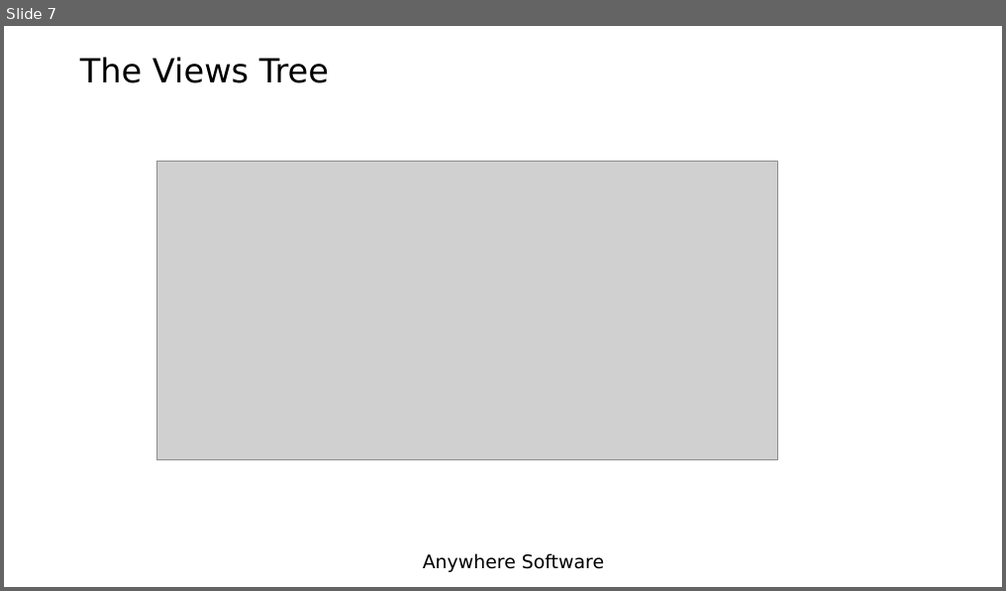
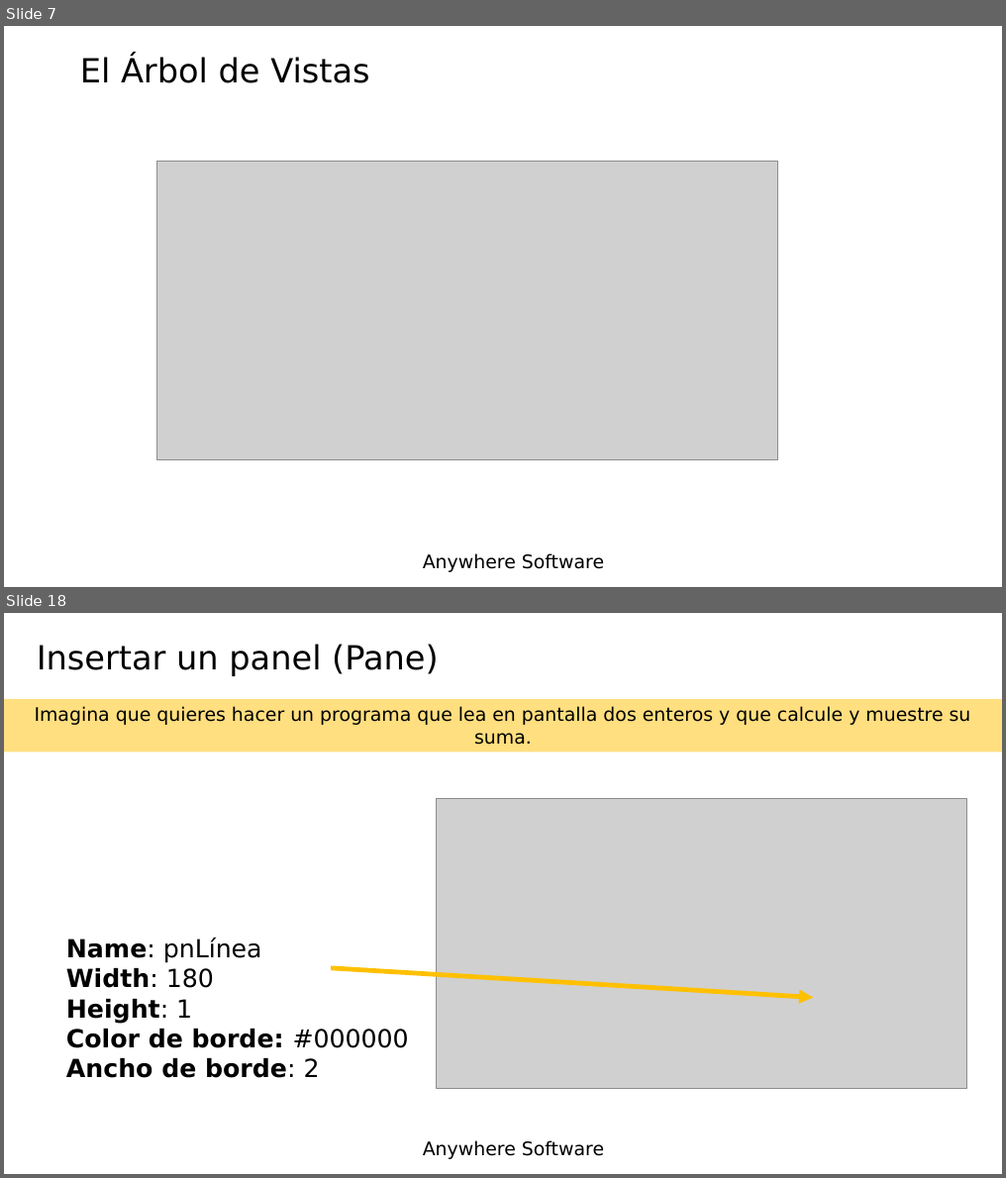
Before and after one commit to Lamashino/Teaching-B4J, a slide deck: Tema 5 - Diseñador/Tema 5 - Diseñador.pptx. Shown one above the other, each under a label of ours: slide 7 before the commit, slides 7 and 18 after it; the slides between them are not shown. The pictures are 1006x591 and 1006x1178 pixels, drawn with LibreOffice and Linux fonts; fonts in the diff are those of the drawing; grey boxes stand for pictures; background and template pictures are left out. Boxes give left, top, right and bottom in pixels: in the first picture for what was removed or moved away, otherwise in the second. Text is boxed around its words. In the diff, an @@ line names an element or a change of style, - is before the commit and + after.

```diff
--- a/Tema 5 - Diseñador/Tema 5 - Diseñador.pptx
+++ b/Tema 5 - Diseñador/Tema 5 - Diseñador.pptx
@@ slide 18 added at (4,613,1002,1174), background picture (left out); not listed: 1 template element that a slide beside it also shows @@
@@ title added at (37,644,439,676), 32 pt, text #000000 @@
+Insertar un panel (Pane)
@@ rectangle added at (4,699,1002,753), fill #FFC000 at 50% opacity, 18 pt, text #000000 @@
+Imagina que quieres hacer un programa que lea en pantalla dos enteros y que calcule y muestre su suma.
@@ picture added at (436,799,967,1088) @@
@@ text added at (66,937,409,1078), 24 pt, text #000000, bold @@
+Name: pnLínea
+Width: 180
+Height: 1
+Color de borde: #000000
+Ancho de borde: 2
@@ arrow added from (331, 968) to (813, 998), #FFC000 4.5 pt @@
@@ slide 7 changed as well @@
@@ title at (80,56,369,83): text changed @@
-The Views Tree
+El Árbol de Vistas
```
Also in this commit, not shown: 9 other slides changed, 9 other slides added, 10 slides removed, 2 other files.
